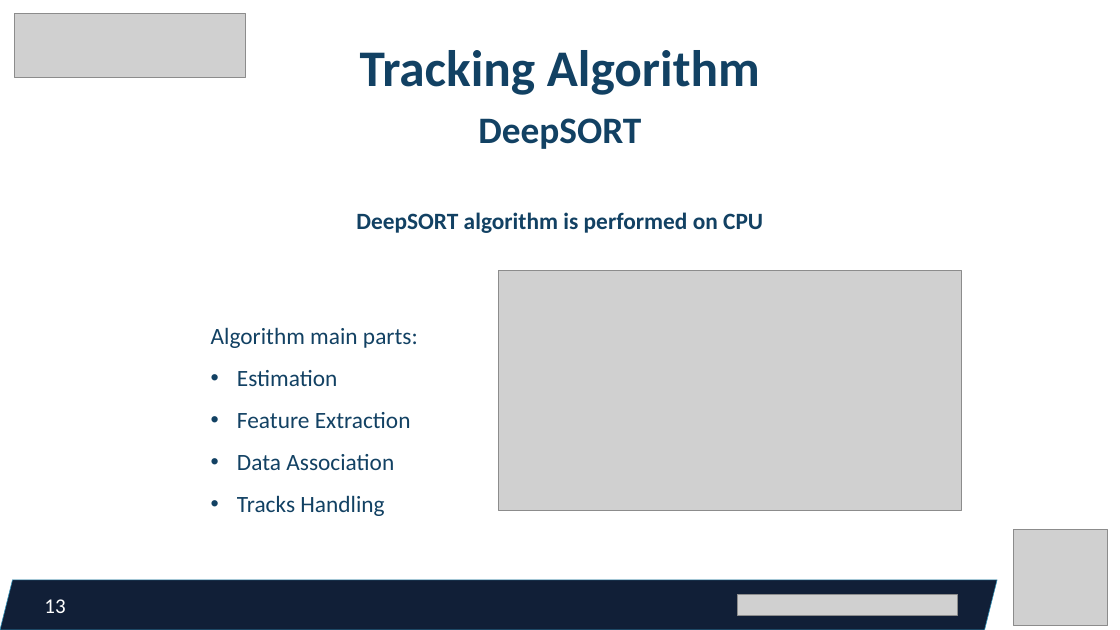
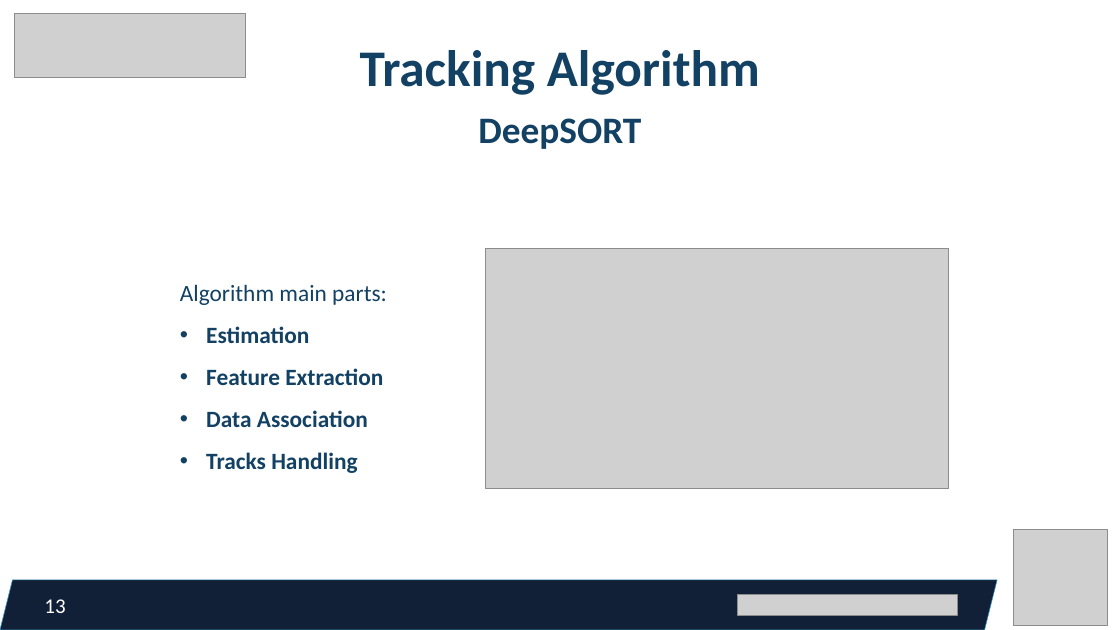
Before and after one commit to federicorossifr/eupilot-cini-mandown, a slide deck: slide 13 of pp_12_01_23.pptx. Drawn at 1120x630 pixels with LibreOffice and Linux fonts; fonts in the diff are those of the drawing; grey boxes stand for pictures. Boxes give left, top, right and bottom in pixels: in the first picture for what was removed or moved away, otherwise in the second. Text is boxed around its words. In the diff, an @@ line names an element or a change of style, - is before the commit and + after.

```diff
--- a/pp_12_01_23.pptx
+++ b/pp_12_01_23.pptx
@@ text removed at [356,212,763,233] @@
-DeepSORT algorithm is performed on CPU
@@ text "Algorithm main parts:": place and size @@
-text "Algorithm main parts:" at [211,327,418,516]
+text "Algorithm main parts:" at [180,284,387,473]
@@ picture: place and size @@
-picture at [499,271,962,511]
+picture at [486,249,949,489]
@@ text at [206,326,383,473]: bold on in "Estimation", "Feature Extraction", "Data Association", "Tracks Handling" @@
```
Also in this commit, not shown: 10 other slides changed, 9 slides added.
